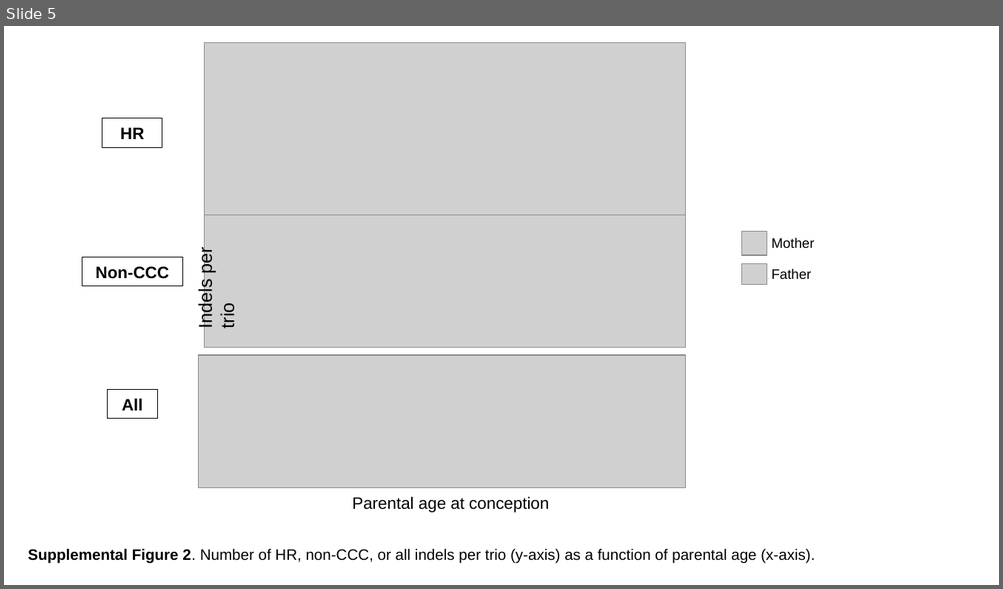
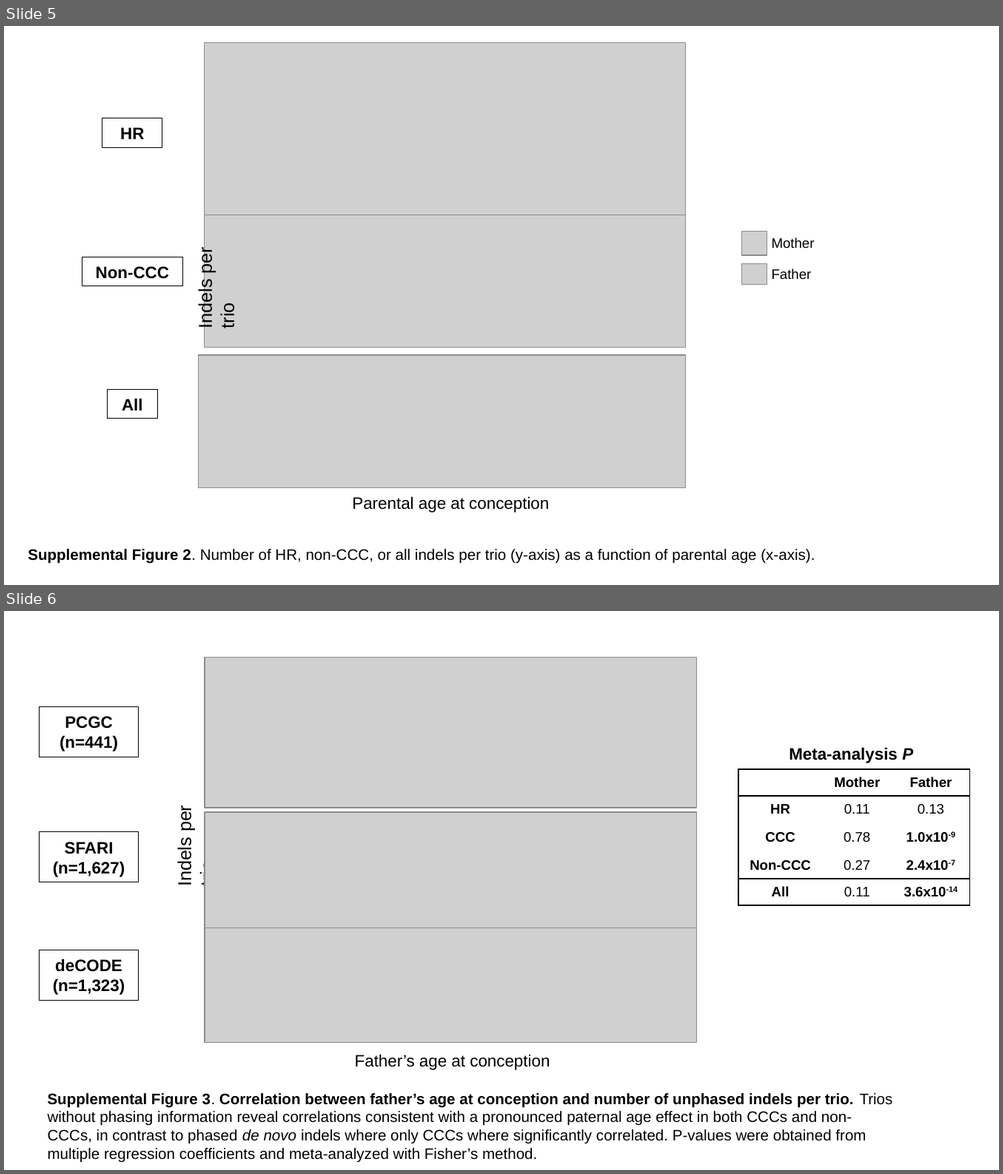
Before and after one commit to allisonseiden/longreadclustersequencing, a slide deck: manuscript/long_read_DNV_figures.pptx. Shown one above the other, each under a label of ours: slide 5 before the commit, slides 5 and 6 after it. The pictures are 1003x589 and 1003x1174 pixels, drawn with LibreOffice and Linux fonts; fonts in the diff are those of the drawing; grey boxes stand for pictures. Boxes give left, top, right and bottom in pixels: in the first picture for what was removed or moved away, otherwise in the second. Text is boxed around its words. In the diff, an @@ line names an element or a change of style, - is before the commit and + after.

```diff
--- a/manuscript/long_read_DNV_figures.pptx
+++ b/manuscript/long_read_DNV_figures.pptx
@@ slide 6 added at [4,611,999,1170], background #FFFFFF @@
@@ text added at [788,747,913,763], 12 pt, text #000000, bold @@
+Meta-analysis P
@@ table added at [738,769,969,906], 5 rows, 3 columns @@
+ | Mother | Father
+HR | 0.11 | 0.13
+CCC | 0.78 | 1.0x10-9
+Non-CCC | 0.27 | 2.4x10-7
+All | 0.11 | 3.6x10-14
@@ group added at [39,658,696,1071]: 3 rectangles, 3 pictures, 2 texts @@
+Indels per trio
+Father’s age at conception
+PCGC
+(n=441)
+SFARI
+(n=1,627)
+deCODE
+(n=1,323)
@@ text added at [48,1093,893,1163], 11 pt, text #000000 @@
+Supplemental Figure 3. Correlation between father’s age at conception and number of unphased indels per trio. Trios without phasing information reveal correlations consistent with a pronounced paternal age effect in both CCCs and non-CCCs, in contrast to phased de novo indels where only CCCs where significantly correlated. P-values were obtained from multiple regression coefficients and meta-analyzed with Fisher’s method.
```
Also in this commit, not shown: 1 slide changed, 1 other slide added, 7 other files.
